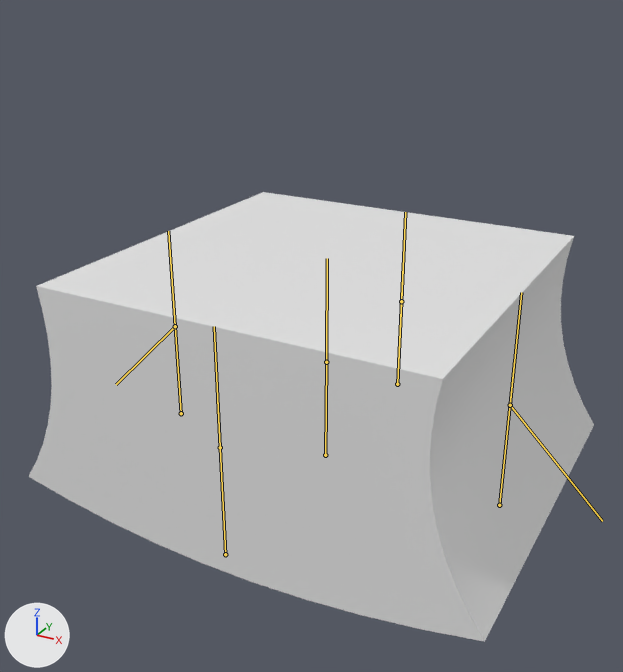
An edit to the FBX model YearLongProject/Assets/Fighters/TheCube/Models/Cube Character.fbx, drawn before and after from the same camera.
Both versions are drawn from a 50 mm lens placed at (1.16, -2.21, 1.53), pointed at (-0.01, -0.08, 0.47). Arrows for +X, +Y and +Z are at lower left; the lights stay in place. The older version comes first. Both versions are drawn at frame 9 of the action 'Armature.001|Cube Jump'; the numbers are the values there. The bones that change, and the others that lie on the model, are drawn over the model as lines.

The first picture shows 'The Cube'.
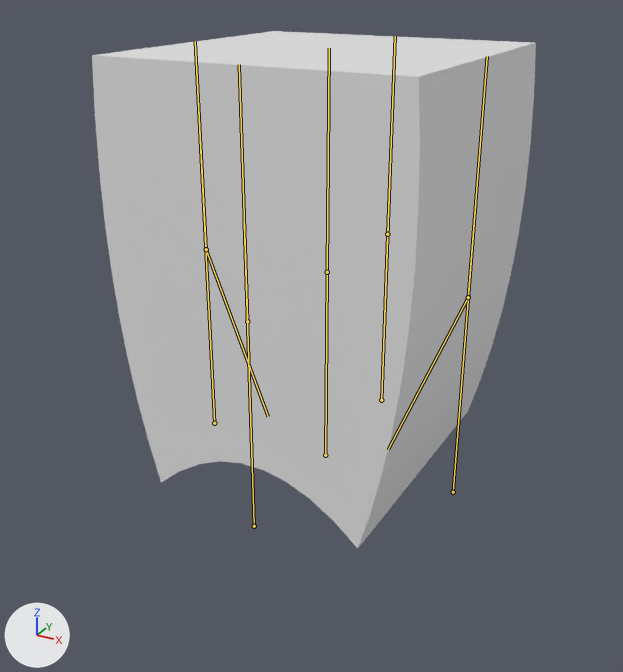
Location of each change, (x1, y1, x2, y2) in pixels of the pictures (623 x 672 px):
'The Cube', posed (21% narrower, 15% taller)
    before: (29, 192, 594, 642)
    after: (92, 31, 536, 548)
bone 'Main', root to tip
    before: (325, 455) to (326, 362)
    after: (325, 455) to (327, 272)
bone 'BottomBend_F', root to tip
    before: (510, 405) to (602, 521)
    after: (468, 297) to (388, 449)
bone 'BottomBend_B', root to tip
    before: (175, 326) to (116, 384)
    after: (206, 249) to (268, 416)

What the commit changed:
Bone 'Main' (bone_main) is rescaled from (1.2, 0.69, 1.2) to (0.9, 1.3, 0.9).
Bone 'BottomBend_F' (bone_bottombend_f) turns from (0, 0, -30) to (0, 0, 30) degrees about its own x, y and z.
Bone 'BottomBend_B' (bone_bottombend_b) turns from (0, 0, 30) to (0, 0, -30) degrees about its own x, y and z.
